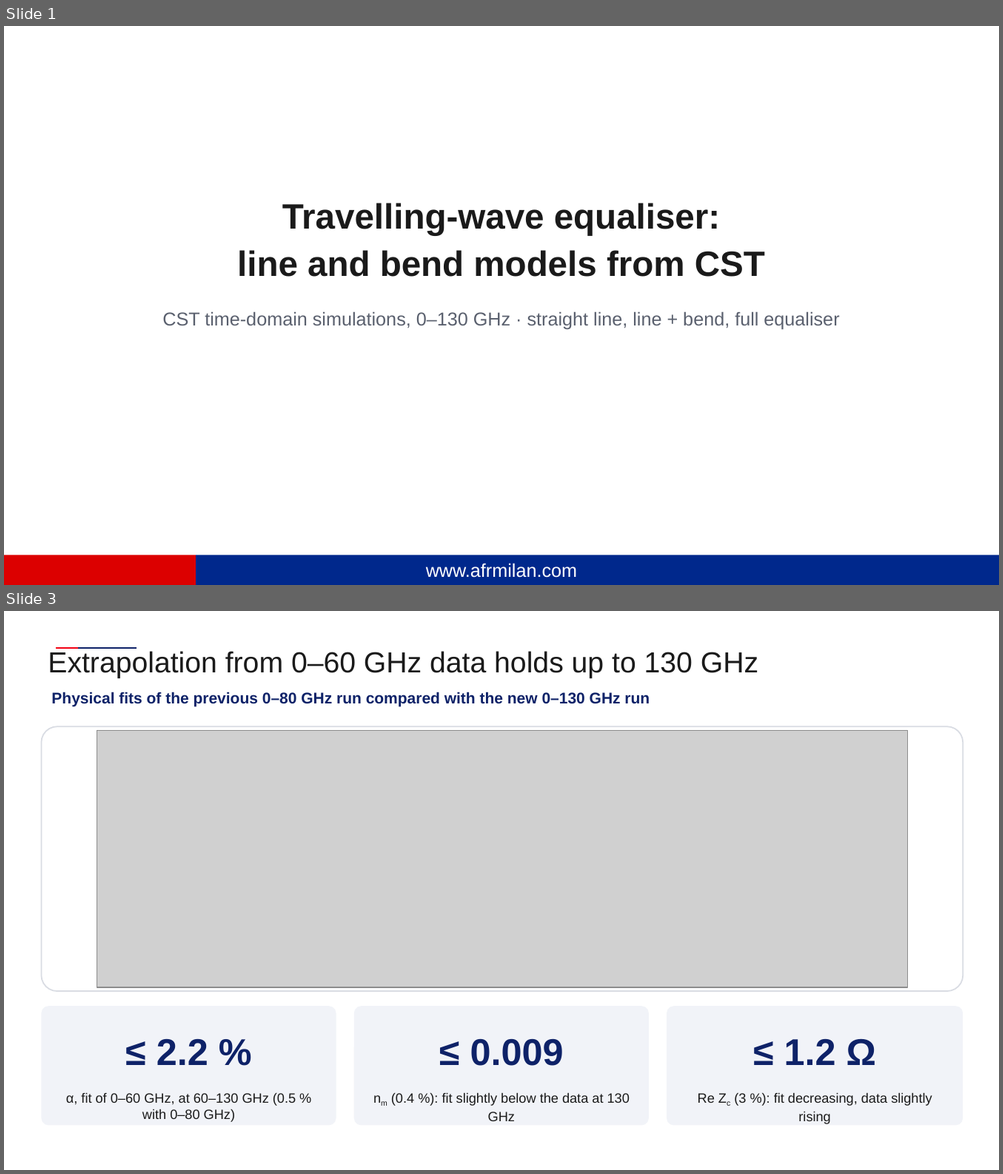
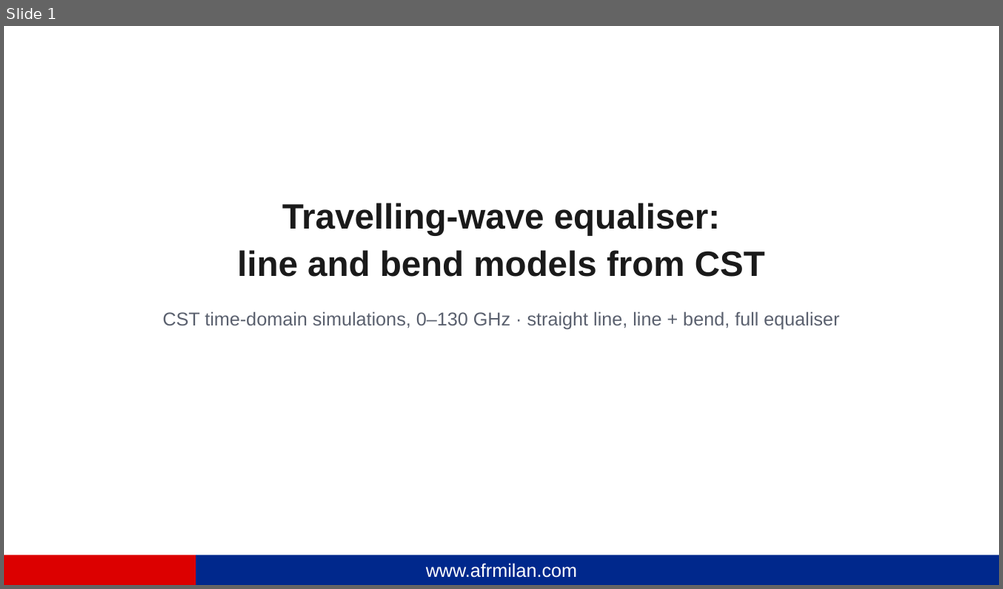
Before and after one commit to andreimuresian/claude, a slide deck: docs/cst/Equalization/Equalisation.pptx. Shown one above the other, each under a label of ours: slides 1 and 3 before the commit, slide 1 after it; the slides between them are not shown. The pictures are 1003x1174 and 1003x589 pixels, drawn with LibreOffice and Linux fonts; fonts in the diff are those of the drawing; grey boxes stand for pictures; background and template pictures are left out. Boxes give left, top, right and bottom in pixels: in the first picture for what was removed or moved away, otherwise in the second. Text is boxed around its words. In the diff, an @@ line names an element or a change of style, - is before the commit and + after.

```diff
--- a/docs/cst/Equalization/Equalisation.pptx
+++ b/docs/cst/Equalization/Equalisation.pptx
@@ slide 3 removed at (4, 611, 999, 1170), background #FFFFFF @@
@@ text removed at (48, 651, 758, 678) @@
-Extrapolation from 0–60 GHz data holds up to 130 GHz
@@ line removed from (56, 648) to (80, 648) @@
@@ line removed from (78, 648) to (136, 648) @@
@@ text removed at (51, 692, 649, 707) @@
-Physical fits of the previous 0–80 GHz run compared with the new 0–130 GHz run
@@ rounded rectangle removed at (41, 726, 963, 991) @@
@@ picture removed at (96, 730, 908, 988) @@
@@ rounded rectangle removed at (41, 1006, 336, 1126) @@
@@ rounded rectangle removed at (354, 1006, 649, 1126) @@
@@ rounded rectangle removed at (666, 1006, 963, 1126) @@
@@ text removed at (156, 1039, 208, 1065) @@
-≤ 2.2 %
@@ text removed at (470, 1039, 563, 1066) @@
-≤ 0.009
@@ text removed at (784, 1039, 876, 1065) @@
-≤ 1.2 Ω
@@ text removed at (66, 1093, 296, 1122) @@
-α, fit of 0–60 GHz, at 60–130 GHz (0.5 % with 0–80 GHz)
@@ text removed at (391, 1093, 629, 1122) @@
-nm (0.4 %): fit slightly below the data at 130 GHz
@@ text removed at (697, 1093, 932, 1125) @@
-Re Zc (3 %): fit decreasing, data slightly rising
```
Also in this commit, not shown: 1 slide changed, 3 slides added, 19 other files.
